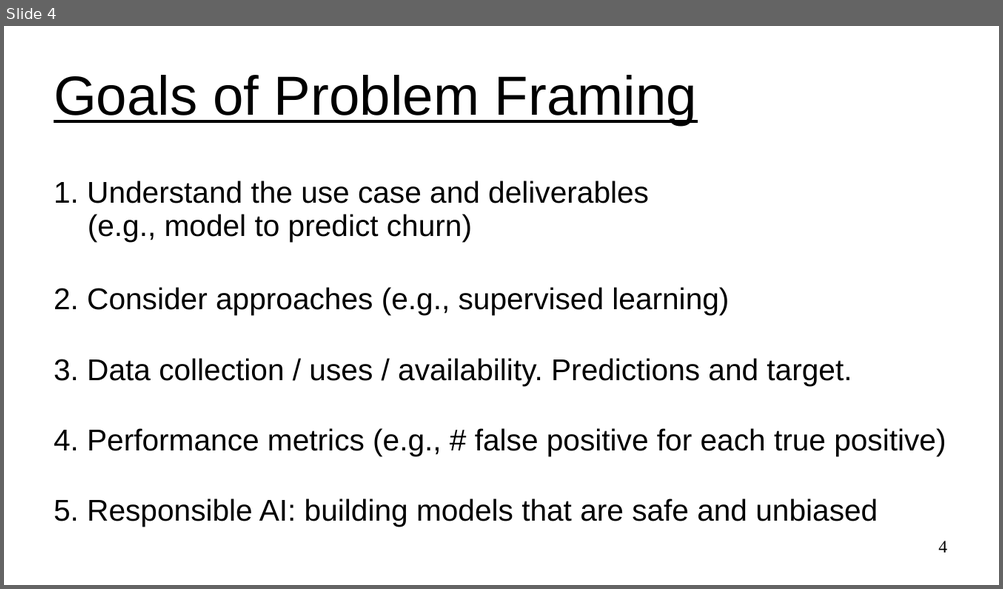
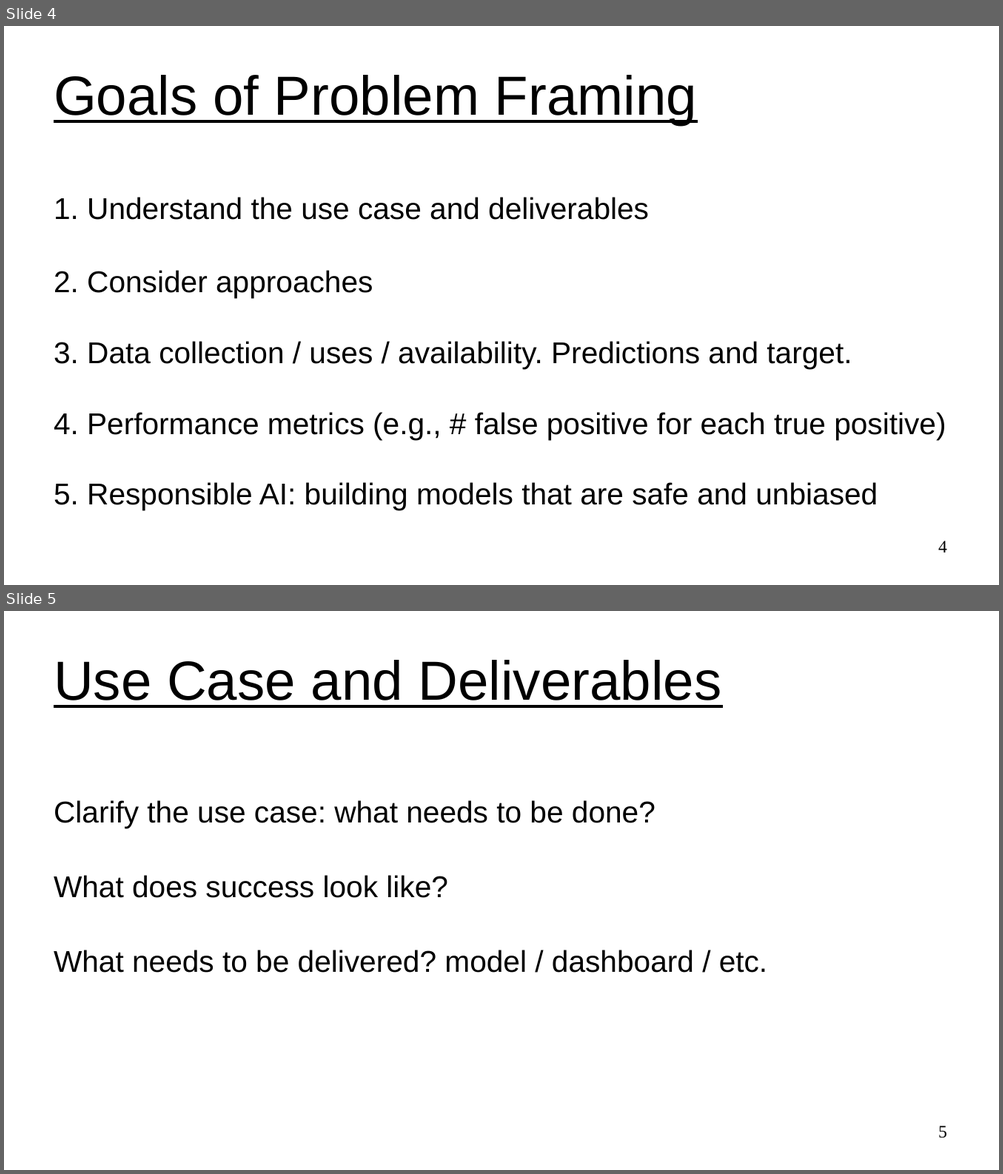
Before and after one commit to UVADS/ds6011, a slide deck: 03_ml_problem_framing.ppt. Shown one above the other, each under a label of ours: slide 4 before the commit, slides 4 and 5 after it. The pictures are 1003x589 and 1003x1174 pixels, drawn with LibreOffice and Linux fonts; fonts in the diff are those of the drawing. Boxes give left, top, right and bottom in pixels: in the first picture for what was removed or moved away, otherwise in the second. Text is boxed around its words. In the diff, an @@ line names an element or a change of style, - is before the commit and + after.

```diff
--- a/03_ml_problem_framing.ppt
+++ b/03_ml_problem_framing.ppt
@@ slide 5 added at bbox=[4, 611, 999, 1170], background #FFFFFF @@
@@ title added at bbox=[54, 660, 722, 708], 44 pt, text #000000, underline @@
+Use Case and Deliverables
@@ subtitle added at bbox=[54, 800, 767, 973], 24 pt, text #000000 @@
+Clarify the use case: what needs to be done?
+What does success look like?
+What needs to be delivered? model / dashboard / etc.
@@ page number added at bbox=[938, 1126, 947, 1139], 14 pt, text #000000 @@
+5
@@ slide 4 changed as well @@
@@ subtitle at bbox=[54, 197, 649, 298]: text changed @@
-1. Understand the use case and deliverables
-(e.g., model to predict churn)
-2. Consider approaches (e.g., supervised learning)
+1. Understand the use case and deliverables
+2. Consider approaches
```
Also in this commit, not shown: 2 other slides changed, 1 other slide added.
